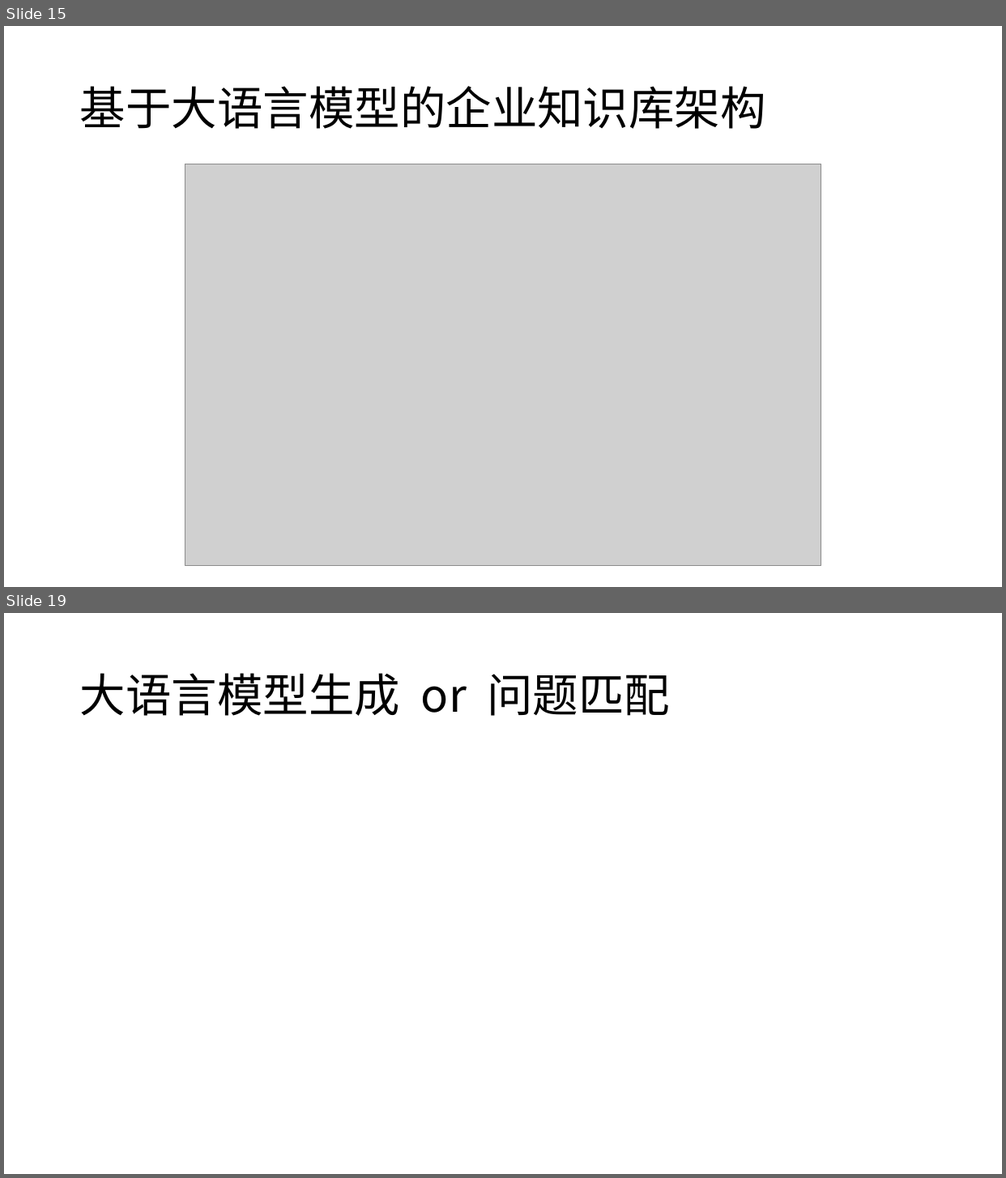
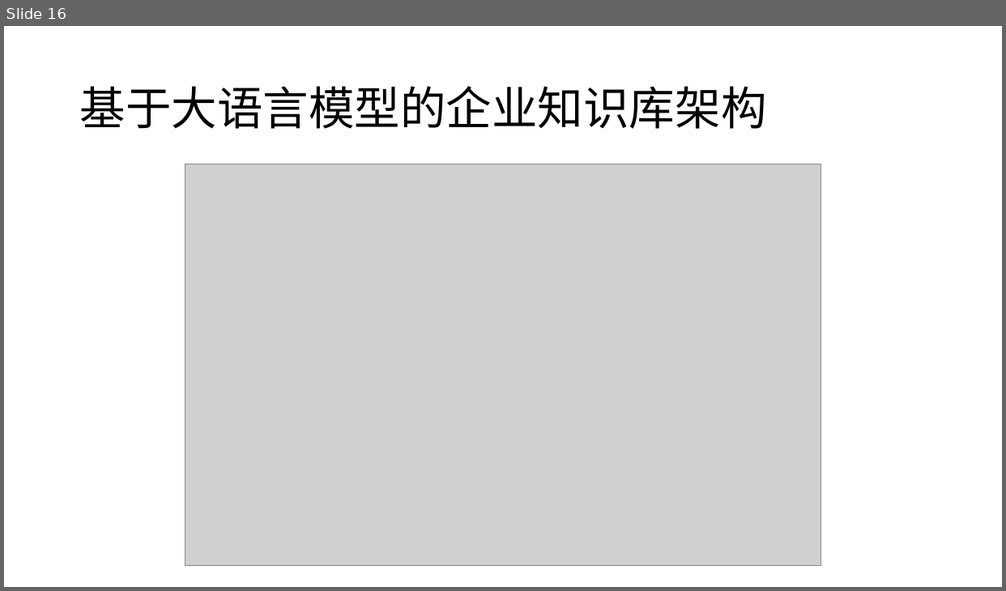
Before and after one commit to SakigamiYang/PyCon, a slide deck: PyCon2023/LLM+RAG企业落地-Ai兔兔.pptx. Shown one above the other, each under a label of ours: slides 15 and 19 before the commit, slide 16 after it; the slides between them are not shown. The pictures are 1006x1178 and 1006x591 pixels, drawn with LibreOffice and Linux fonts; fonts in the diff are those of the drawing; grey boxes stand for pictures. Boxes give left, top, right and bottom in pixels: in the first picture for what was removed or moved away, otherwise in the second. Text is boxed around its words. In the diff, an @@ line names an element or a change of style, - is before the commit and + after.

```diff
--- a/PyCon2023/LLM+RAG企业落地-Ai兔兔.pptx
+++ b/PyCon2023/LLM+RAG企业落地-Ai兔兔.pptx
@@ slide 19 removed at <box>4,613,1002,1174</box>, background #FFFFFF @@
@@ title removed at <box>80,673,670,716</box> @@
-大语言模型生成 or 问题匹配
@@ what was slide 15 is now slide 16 @@
```
Also in this commit, not shown: 16 slides changed, 2 slides added.
